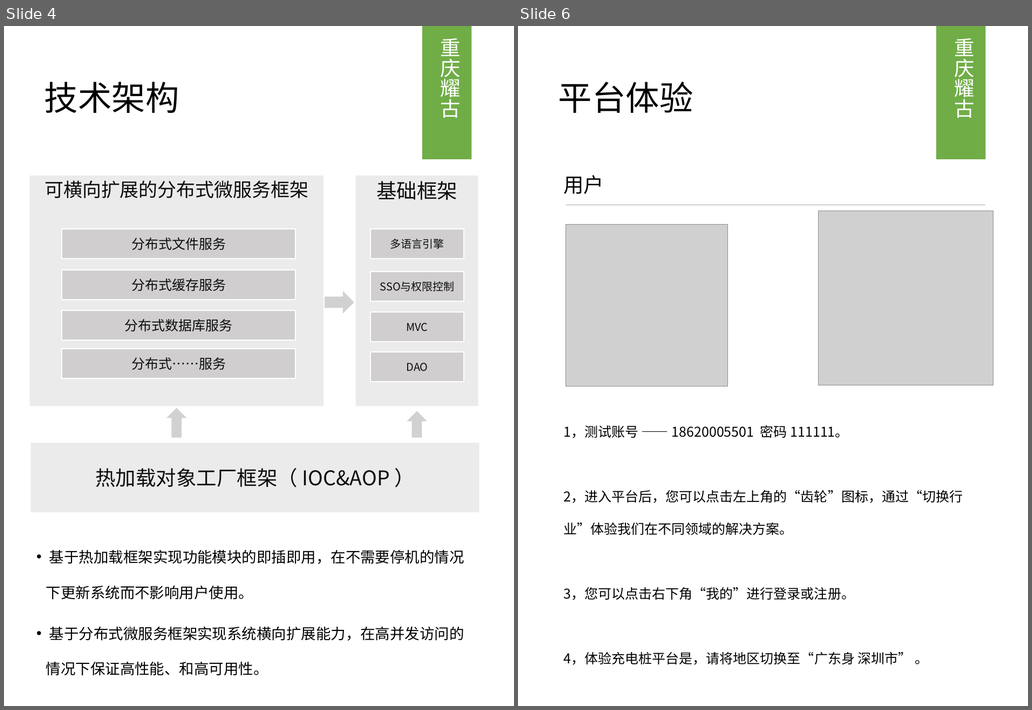
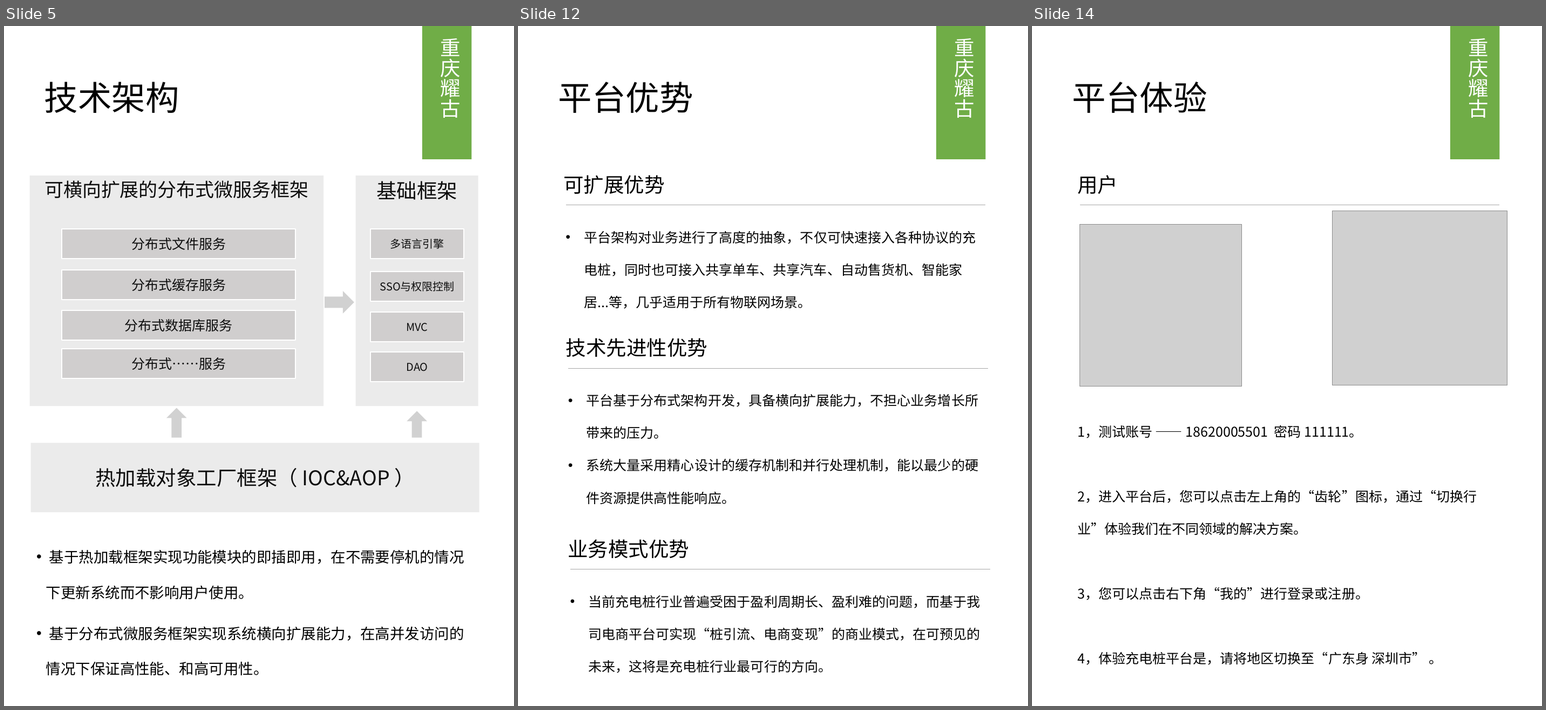
Before and after one commit to gugumall/JFramework, a slide deck: doc/IOT/可定制充电桩管理运营平台与通用物联网解决方案 - L.pptx. Shown side by side, each under a label of ours: slides 4 and 6 before the commit, slides 5, 12 and 14 after it; the slides between them are not shown. The pictures are 1032x710 and 1546x710 pixels, drawn with LibreOffice and Linux fonts; fonts in the diff are those of the drawing; grey boxes stand for pictures. Boxes give left, top, right and bottom in pixels: in the first picture for what was removed or moved away, otherwise in the second. Text is boxed around its words. In the diff, an @@ line names an element or a change of style, - is before the commit and + after.

```diff
--- a/doc/IOT/可定制充电桩管理运营平台与通用物联网解决方案 - L.pptx
+++ b/doc/IOT/可定制充电桩管理运营平台与通用物联网解决方案 - L.pptx
@@ slide 12 added at bbox=[518, 26, 1028, 706], background #FFFFFF @@
@@ rectangle added at bbox=[936, 26, 986, 160], fill #70AD47 @@
@@ text added at bbox=[955, 38, 975, 118], 30 pt, text #FFFFFF @@
+重庆耀古
@@ text added at bbox=[558, 82, 694, 113], 50 pt, text #000000 @@
+平台优势
@@ text added at bbox=[563, 175, 664, 194], 30 pt, text #000000 @@
+可扩展优势
@@ line added from (566, 205) to (986, 205), #A6A6A6 0.5 pt @@
@@ text added at bbox=[584, 231, 976, 309], 20 pt, text #000000 @@
+• 平台架构对业务进行了高度的抽象，不仅可快速接入各种协议的充电桩，同时也可接入共享单车、共享汽车、自动售货机、智能家居...等，几乎适用于所有物联网场景。
@@ text added at bbox=[566, 338, 708, 357], 30 pt, text #000000 @@
+技术先进性优势
@@ line added from (568, 368) to (988, 368), #A6A6A6 0.5 pt @@
@@ text added at bbox=[587, 394, 979, 504], 20 pt, text #000000 @@
+• 平台基于分布式架构开发，具备横向扩展能力，不担心业务增长所带来的压力。
+• 系统大量采用精心设计的缓存机制和并行处理机制，能以最少的硬件资源提供高性能响应。
@@ text added at bbox=[568, 540, 689, 558], 30 pt, text #000000 @@
+业务模式优势
@@ line added from (570, 569) to (991, 569), #A6A6A6 0.5 pt @@
@@ text added at bbox=[588, 596, 980, 673], 20 pt, text #000000 @@
+• 当前充电桩行业普遍受困于盈利周期长、盈利难的问题，而基于我司电商平台可实现“桩引流、电商变现”的商业模式，在可预见的未来，这将是充电桩行业最可行的方向。
@@ what was slide 4 is now slide 5 @@
@@ what was slide 6 is now slide 14 @@
```
Also in this commit, not shown: 2 slides changed, 7 other slides added, 40 other files.
